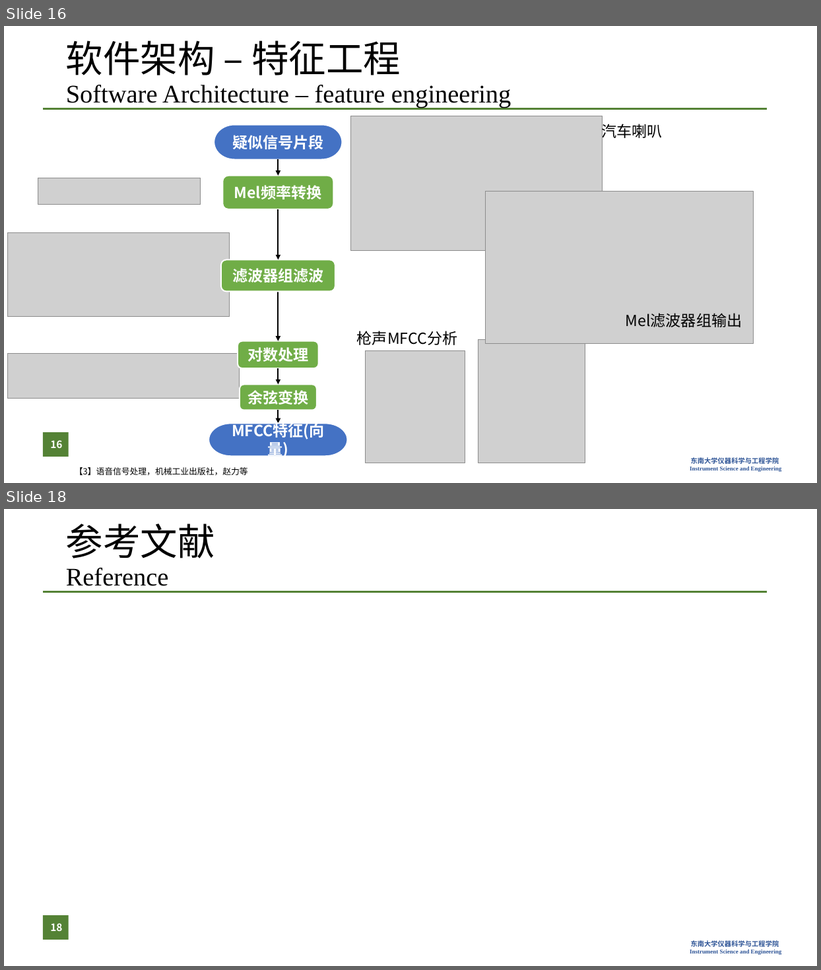
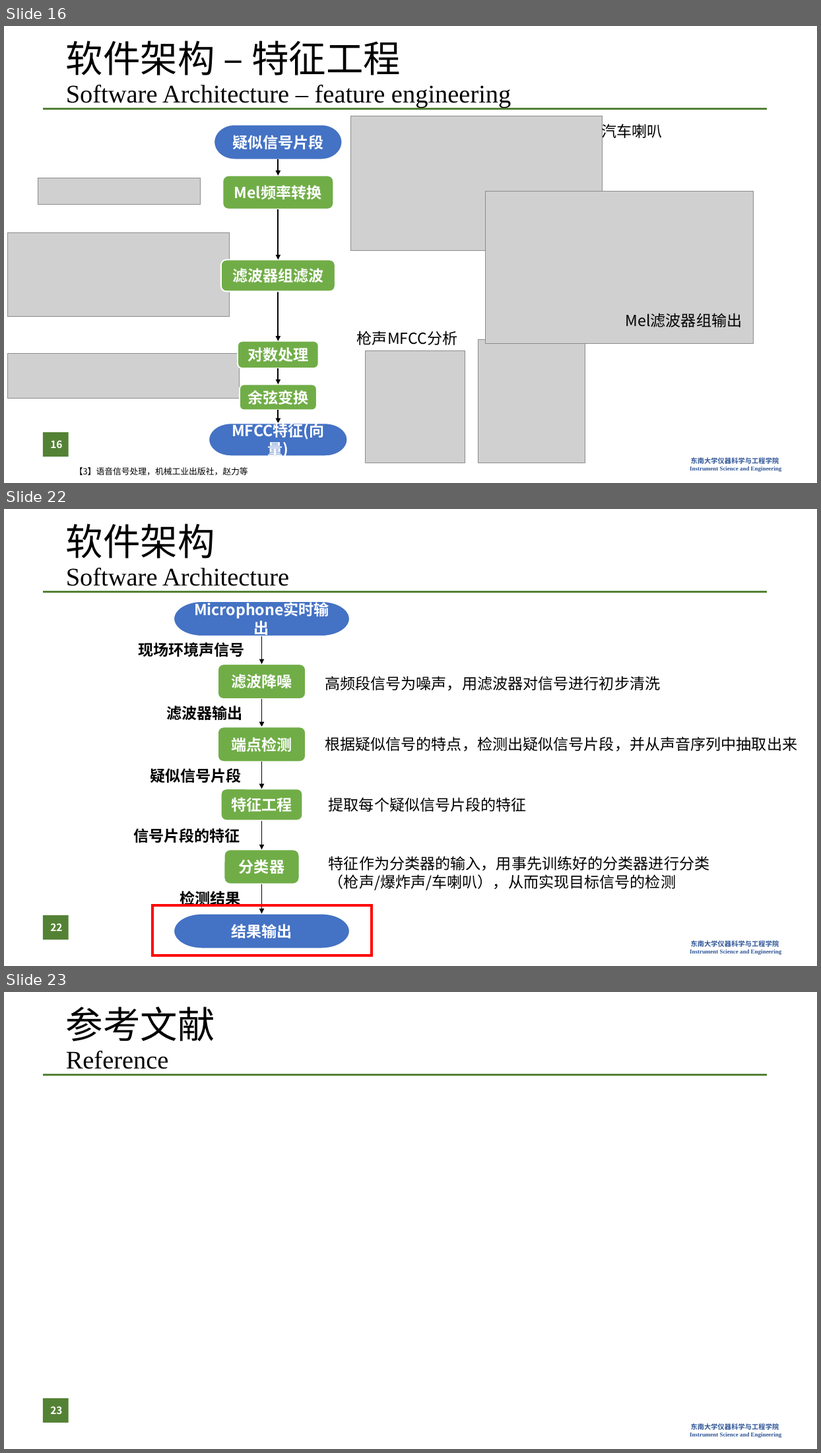
Before and after one commit to zzFon/Gun-Shot-Detection-and-Positioning_Matlab, a slide deck: Presentation.pptx. Shown one above the other, each under a label of ours: slides 16 and 18 before the commit, slides 16, 22 and 23 after it; the slides between them are not shown. The pictures are 821x970 and 821x1453 pixels, drawn with LibreOffice and Linux fonts; fonts in the diff are those of the drawing; grey boxes stand for pictures; background and template pictures are left out. Boxes give left, top, right and bottom in pixels: in the first picture for what was removed or moved away, otherwise in the second. Text is boxed around its words. In the diff, an @@ line names an element or a change of style, - is before the commit and + after.

```diff
--- a/Presentation.pptx
+++ b/Presentation.pptx
@@ slide 22 added at (4,509,817,966), background #FFFFFF; not listed: 2 template elements that a slide beside it also shows @@
@@ title added at (66,524,289,586), 30 pt, text #000000 @@
+软件架构
+Software Architecture
@@ pill shape added at (174,601,350,636), fill #4472C4, outline #FFFFFF 1.5 pt, 18 pt, text #FFFFFF, bold @@
+Microphone实时输出
@@ text added at (138,642,245,657), 18 pt, text #000000, bold @@
+现场环境声信号
@@ arrow added from (262, 636) to (262, 665), #000000 1.5 pt @@
@@ rounded rectangle added at (218,665,306,699), fill #70AD47, outline #FFFFFF 1.5 pt, 18 pt, text #FFFFFF, bold @@
+滤波降噪
@@ text added at (325,676,660,691), 18 pt, text #000000 @@
+高频段信号为噪声，用滤波器对信号进行初步清洗
@@ text added at (166,706,242,720), 18 pt, text #000000, bold @@
+滤波器输出
@@ arrow added from (262, 699) to (262, 727), #000000 1.5 pt @@
@@ rounded rectangle added at (218,727,306,762), fill #70AD47, outline #FFFFFF 1.5 pt, 18 pt, text #FFFFFF, bold @@
+端点检测
@@ text added at (325,737,797,752), 18 pt, text #000000 @@
+根据疑似信号的特点，检测出疑似信号片段，并从声音序列中抽取出来
@@ arrow added from (262, 762) to (262, 789), #000000 1.5 pt @@
@@ text added at (150,768,242,783), 18 pt, text #000000, bold @@
+疑似信号片段
@@ rounded rectangle added at (221,789,303,821), fill #70AD47, outline #FFFFFF 1.5 pt, 18 pt, text #FFFFFF, bold @@
+特征工程
@@ text added at (329,797,527,812), 18 pt, text #000000 @@
+提取每个疑似信号片段的特征
@@ arrow added from (262, 821) to (262, 850), #000000 1.5 pt @@
@@ text added at (133,828,240,843), 18 pt, text #000000, bold @@
+信号片段的特征
@@ rounded rectangle added at (224,850,299,884), fill #70AD47, outline #FFFFFF 1.5 pt, 18 pt, text #FFFFFF, bold @@
+分类器
@@ text added at (329,856,710,890), 18 pt, text #000000 @@
+特征作为分类器的输入，用事先训练好的分类器进行分类
+（枪声/爆炸声/车喇叭），从而实现目标信号的检测
@@ arrow added from (262, 884) to (262, 914), #000000 1.5 pt @@
@@ text added at (180,889,240,908), 18 pt, text #000000, bold @@
+检测结果
@@ page number added at (43,916,69,940), fill #548235, 12 pt, text #FFFFFF, bold @@
+22
@@ rectangle added at (152,906,371,956), outline #FF0000 3 pt @@
@@ pill shape added at (174,914,350,949), fill #4472C4, outline #FFFFFF 1.5 pt, 18 pt, text #FFFFFF, bold @@
+结果输出
@@ what was slide 18 is now slide 23 @@
@@ page number at (50,1406,62,1414): text changed @@
-18
+23
```
Also in this commit, not shown: 5 slides changed, 4 other slides added, 1 other file.
